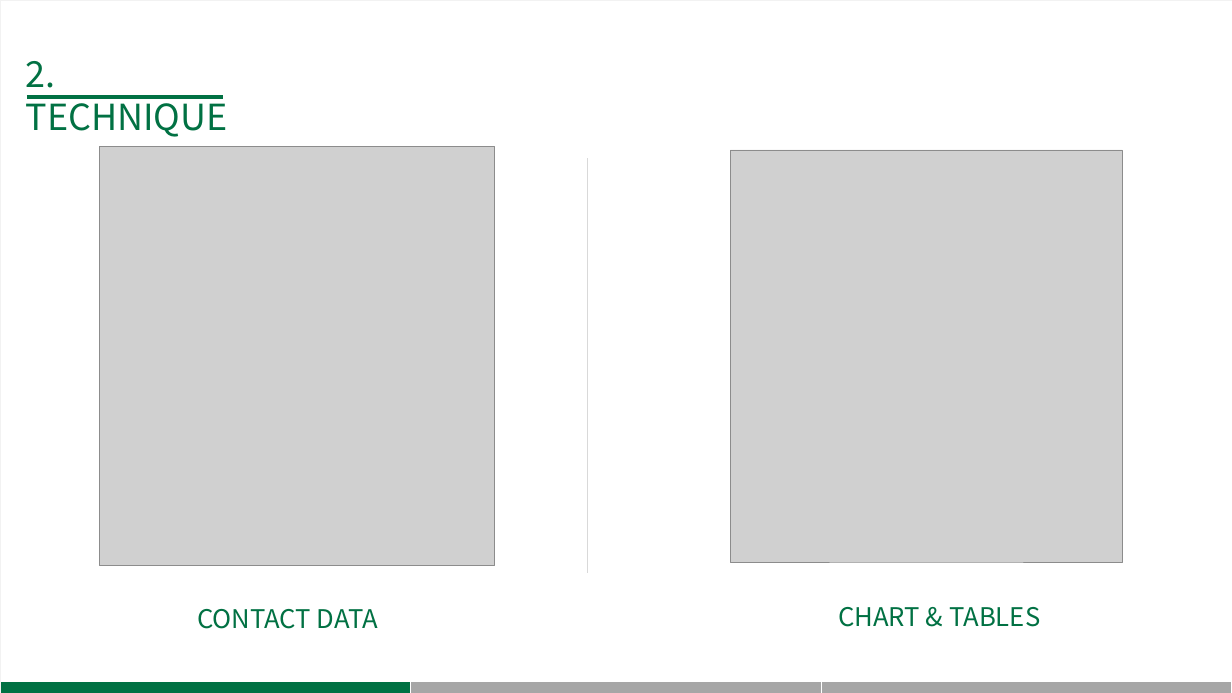
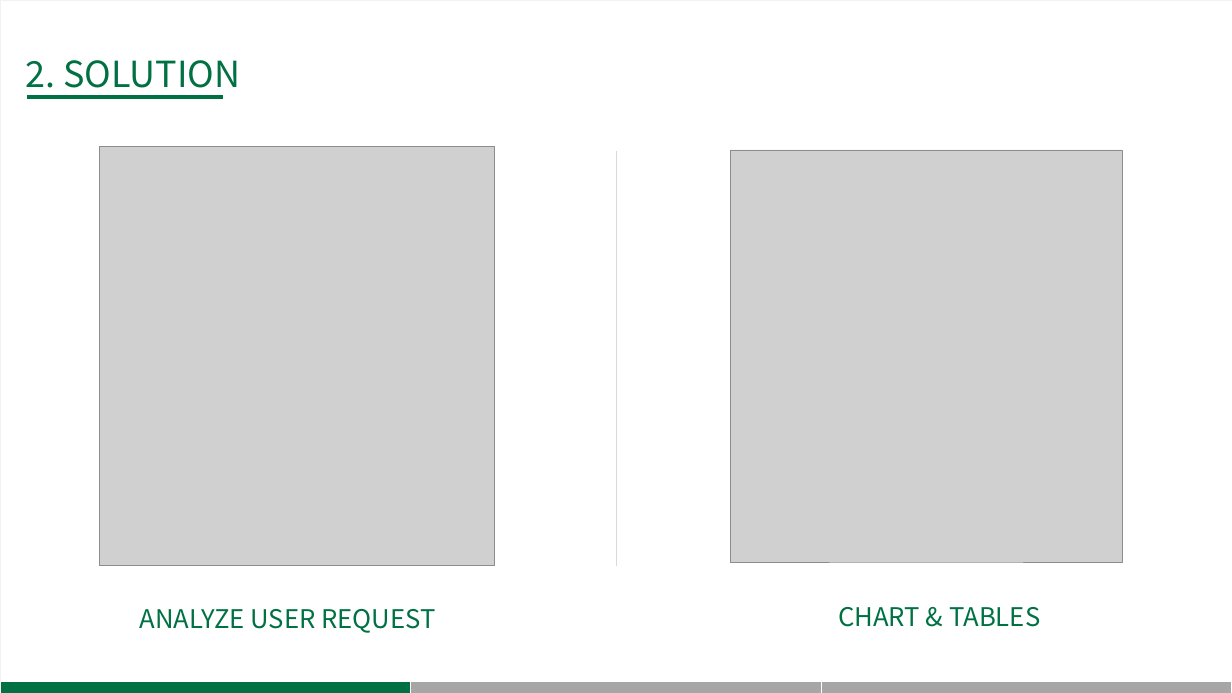
Before and after one commit to nickyoon89/Hackathon_JYN, a slide deck: slide 7 of 1. Document/Hackathon_JYN_PPT.pptx. Drawn at 1232x693 pixels with LibreOffice and Linux fonts; fonts in the diff are those of the drawing; grey boxes stand for pictures. Boxes give left, top, right and bottom in pixels: in the first picture for what was removed or moved away, otherwise in the second. Text is boxed around its words. In the diff, an @@ line names an element or a change of style, - is before the commit and + after.

Commit message:
ppt and data generator for questions

```diff
--- a/1. Document/Hackathon_JYN_PPT.pptx
+++ b/1. Document/Hackathon_JYN_PPT.pptx
@@ text at (26,60,241,97): text changed @@
-2. TECHNIQUE
+2. SOLUTION
@@ line moved from (587, 158) - (587, 573) to (616, 152) - (616, 566) @@
@@ text at (140,609,435,633): text changed @@
-CONTACT DATA
+ANALYZE USER REQUEST
```
Also in this commit, not shown: 6 other slides changed, 1 slide added, 1 slide removed, 9 other files.
